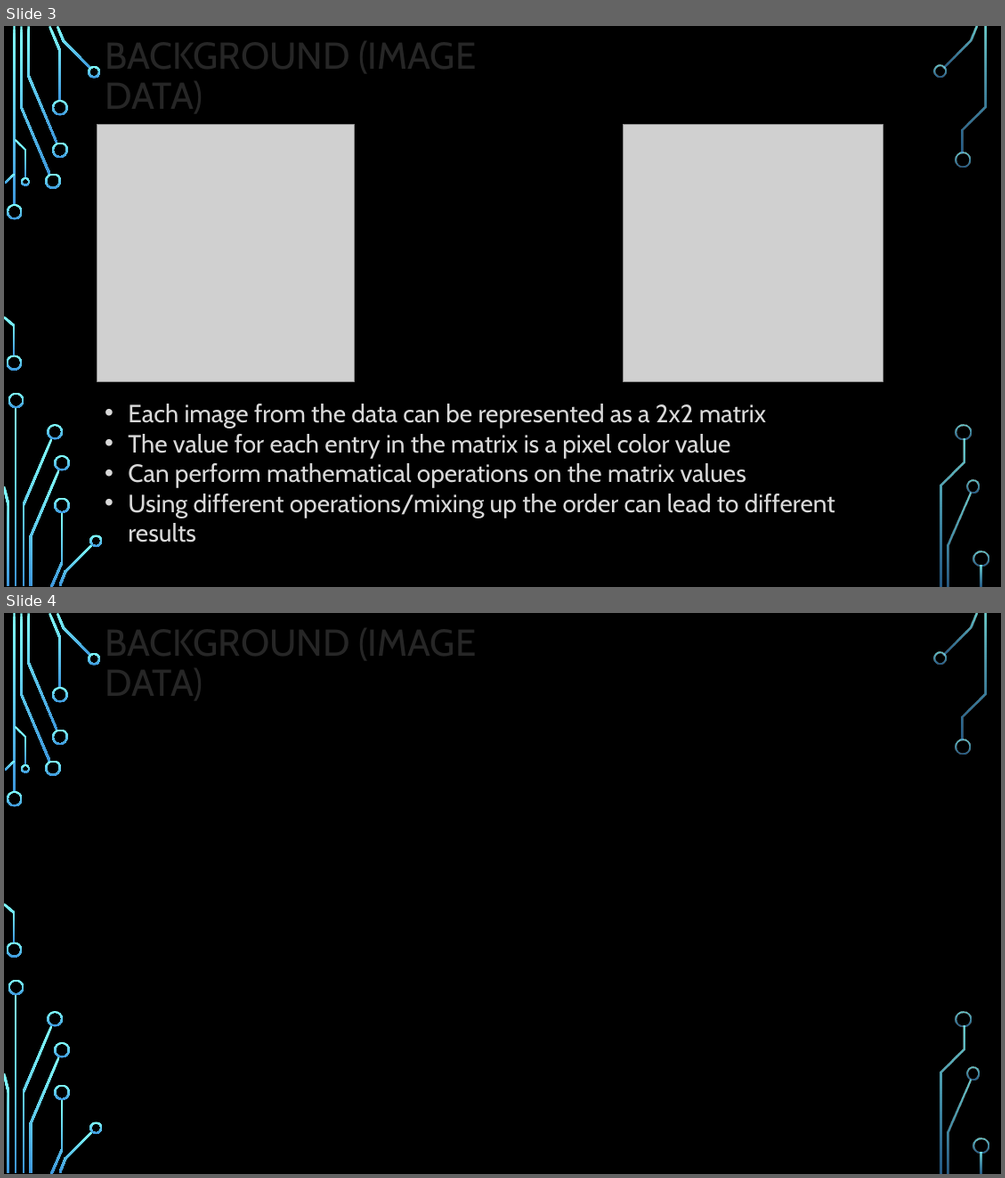
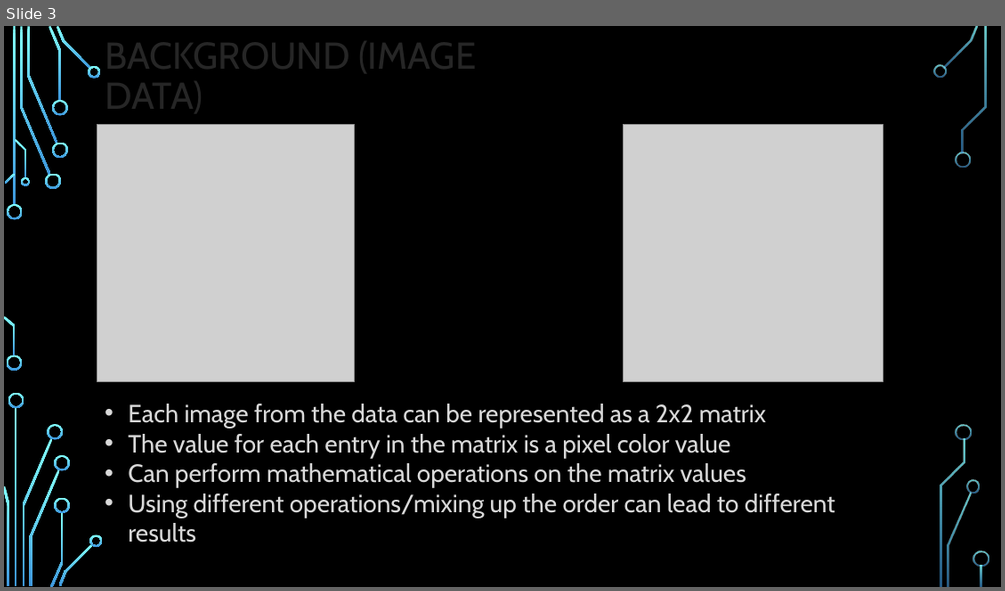
Before and after one commit to vdebnath/202_Honors_Option, a slide deck: Presentation.pptx. Shown one above the other, each under a label of ours: slides 3 and 4 before the commit, slide 3 after it. The pictures are 1005x1178 and 1005x591 pixels, drawn with LibreOffice and Linux fonts; fonts in the diff are those of the drawing; grey boxes stand for pictures; background and template pictures are left out. Boxes give left, top, right and bottom in pixels: in the first picture for what was removed or moved away, otherwise in the second. Text is boxed around its words. In the diff, an @@ line names an element or a change of style, - is before the commit and + after.

```diff
--- a/Presentation.pptx
+++ b/Presentation.pptx
@@ slide 4 removed at (4,613,1001,1174), background picture (left out); not listed: 36 template elements that a slide beside it also shows @@
@@ title removed at (105,620,476,706) @@
-BACKGROUND (IMAGE DATA)
```
Also in this commit, not shown: 1 slide changed, 10 slides added.
